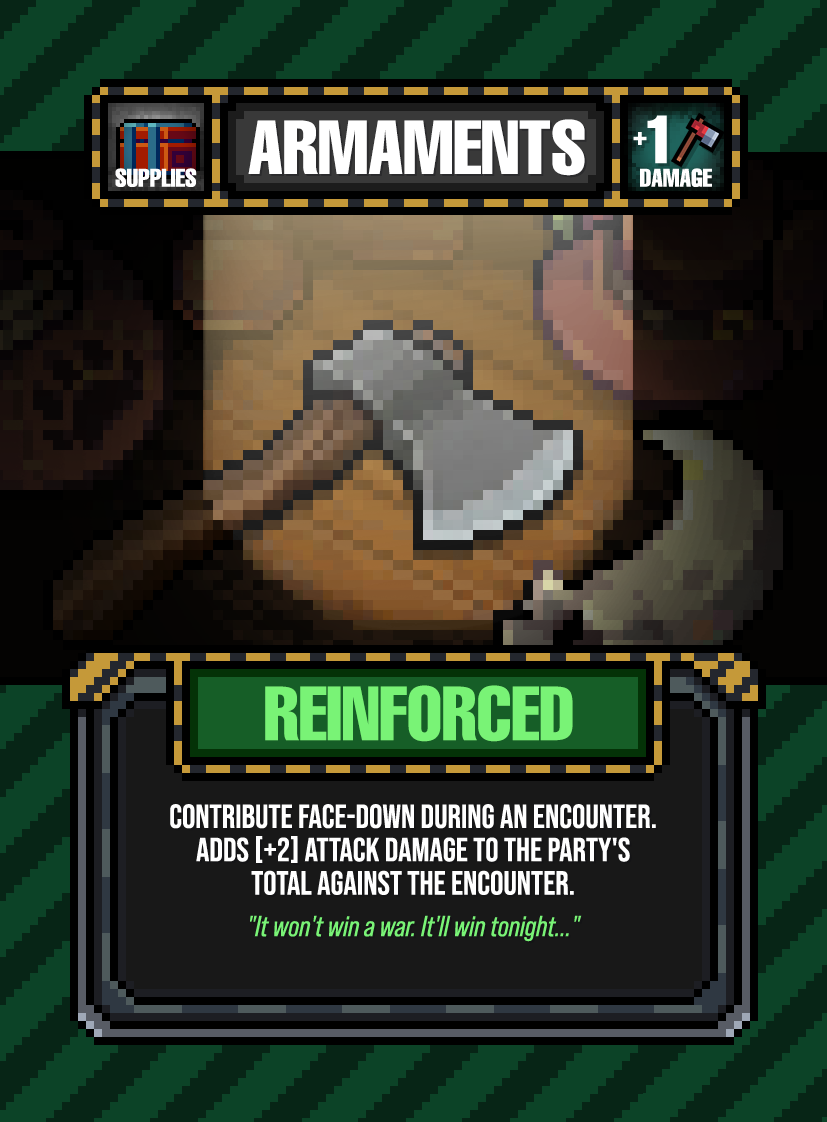
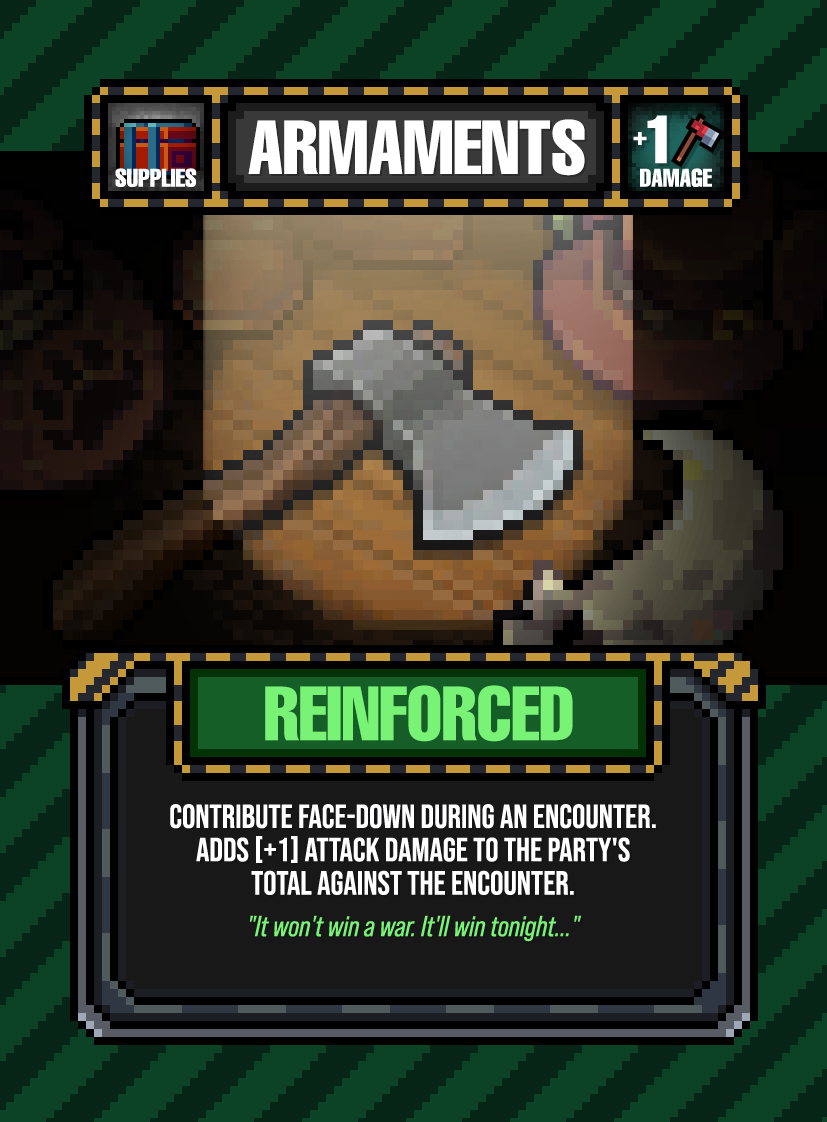
Before/after of a w=827, h=1122 layered artwork. What changed in the layer stack:
painted on "ABILITY DESCRIPTION" over [278, 837, 289, 862]